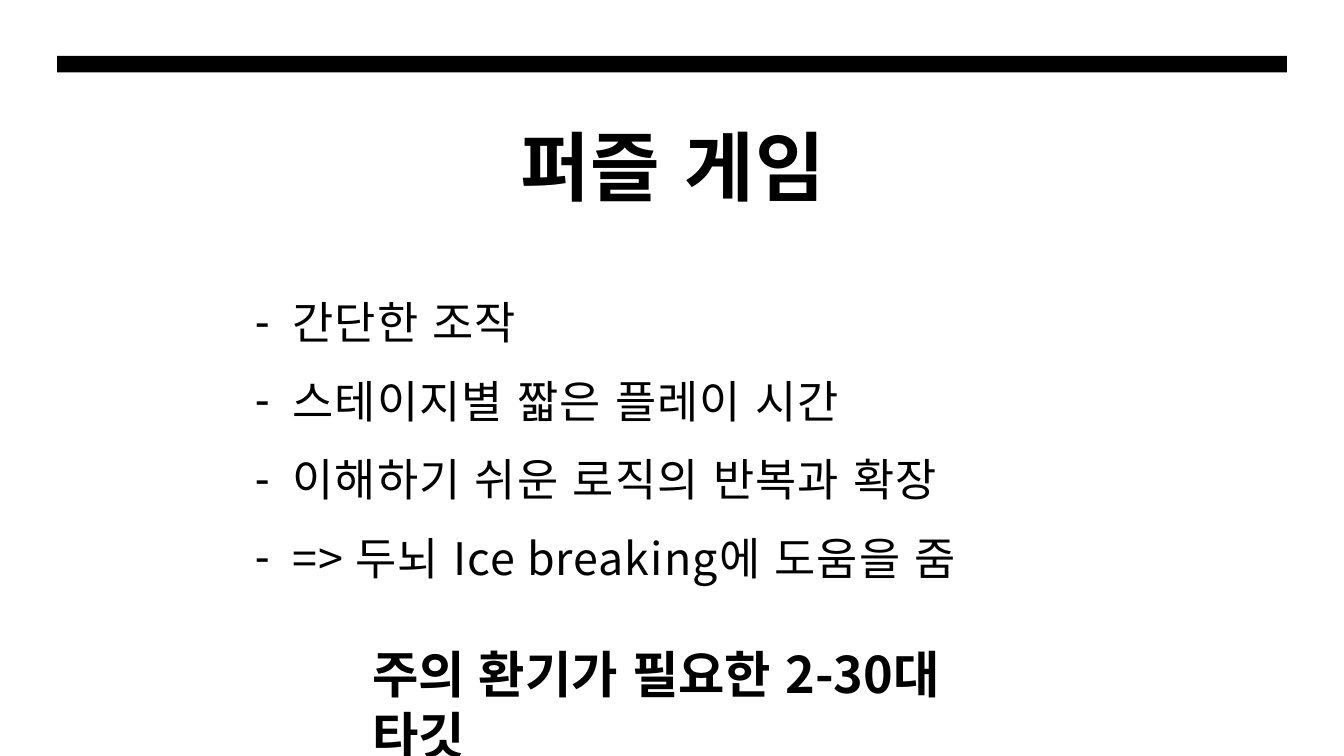
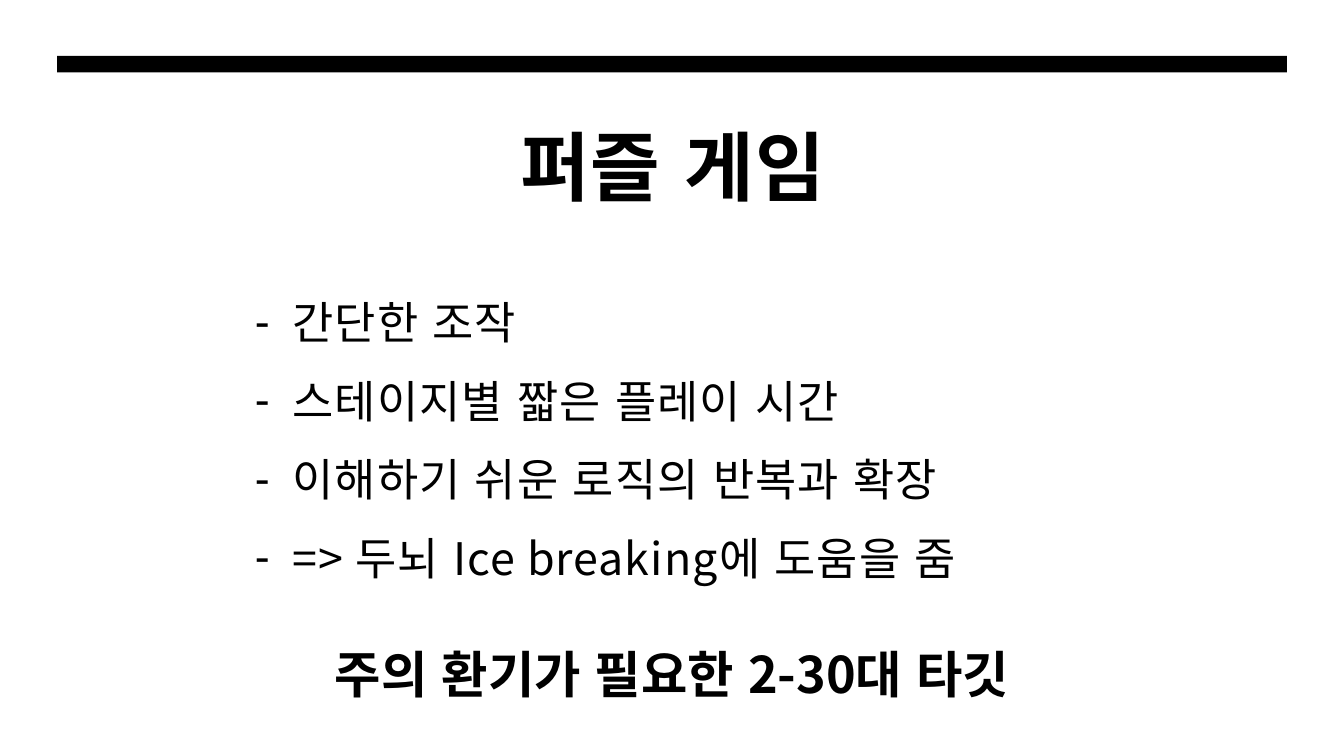
Before and after one commit to sungoo/MobileGameMakerClass_PSU, a slide deck: slide 7 of 6월/박성우_게임사전기획.pptx (slide 4 before the commit). Drawn at 1344x756 pixels with LibreOffice and Linux fonts; fonts in the diff are those of the drawing. Boxes give left, top, right and bottom in pixels: in the first picture for what was removed or moved away, otherwise in the second. Text is boxed around its words. In the diff, an @@ line names an element or a change of style, - is before the commit and + after.

Commit message:
게임사전기획 ppt 수정

```diff
--- a/6월/박성우_게임사전기획.pptx
+++ b/6월/박성우_게임사전기획.pptx
@@ text "주의 환기가 필요한 2-30대 타깃": place and size @@
-text "주의 환기가 필요한 2-30대 타깃" at (372,650,939,756)
+text "주의 환기가 필요한 2-30대 타깃" at (335,650,1009,698)
@@ text "주의 환기가 필요한 2-30대 타깃" at (335,650,1009,698): alignment left to centre @@
```
Also in this commit, not shown: 3 other slides changed, 4 slides added.
